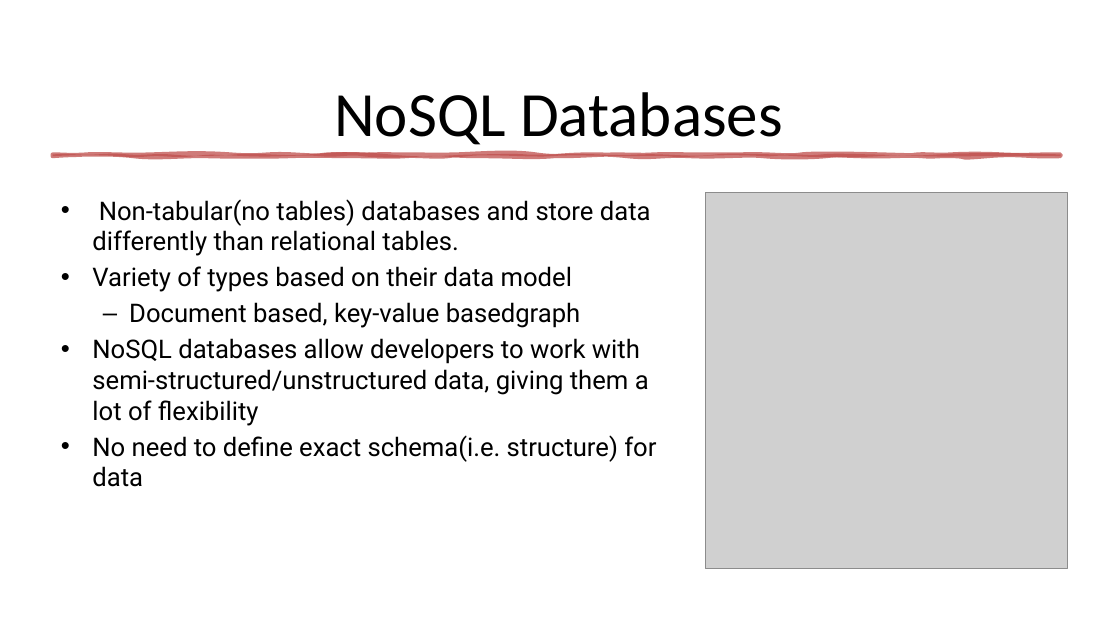
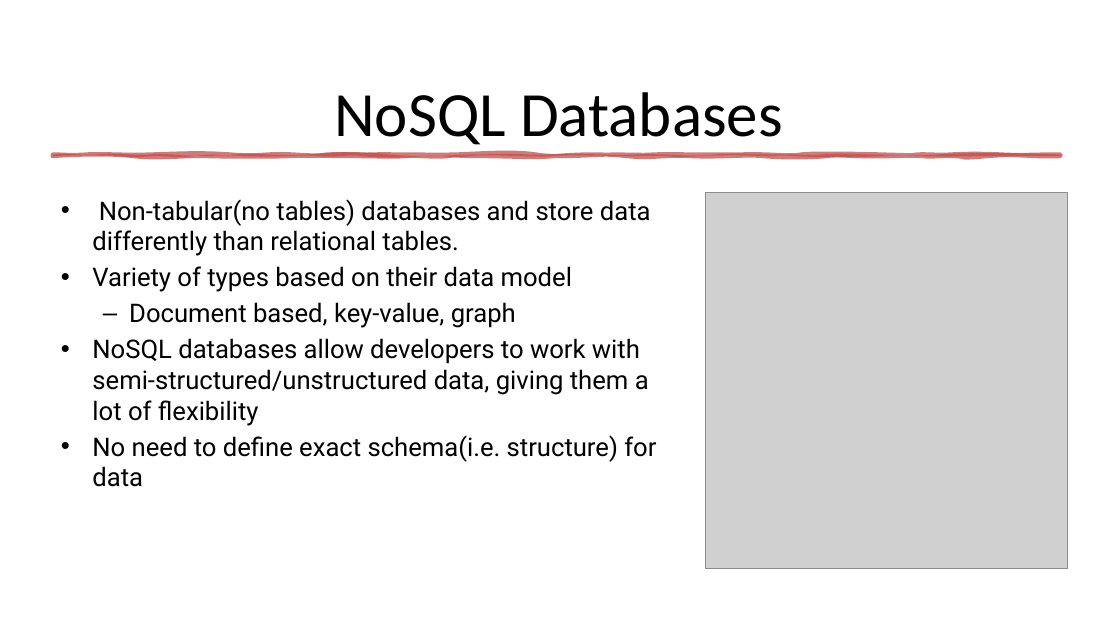
Before and after one commit to diarmuidoconnor/wad2, a slide deck: slide 6 of topic09/talk-0/mongoDB-2020.pptx. Drawn at 1120x630 pixels with LibreOffice and Linux fonts; fonts in the diff are those of the drawing; grey boxes stand for pictures. Boxes give left, top, right and bottom in pixels: in the first picture for what was removed or moved away, otherwise in the second. Text is boxed around its words. In the diff, an @@ line names an element or a change of style, - is before the commit and + after.

```diff
--- a/topic09/talk-0/mongoDB-2020.pptx
+++ b/topic09/talk-0/mongoDB-2020.pptx
@@ text at <box>129,302,516,328</box>: text changed @@
-  – Document based, key-value basedgraph
+  – Document based, key-value, graph
```
Also in this commit, not shown: 5 other slides changed, 8 other files.
